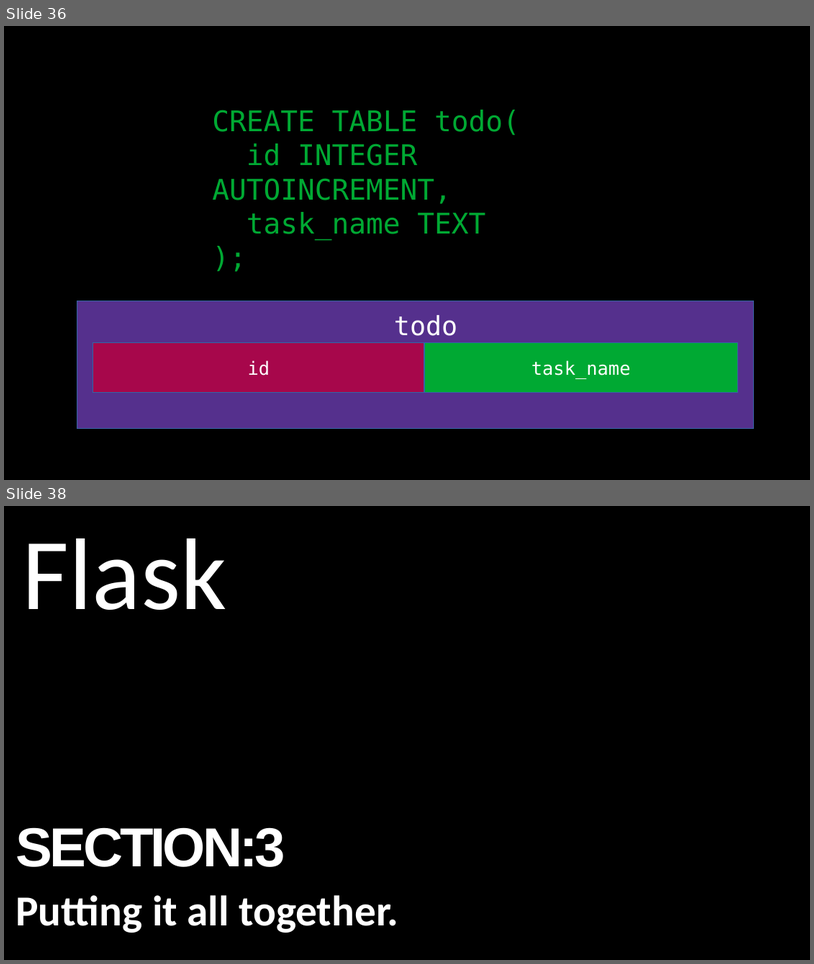
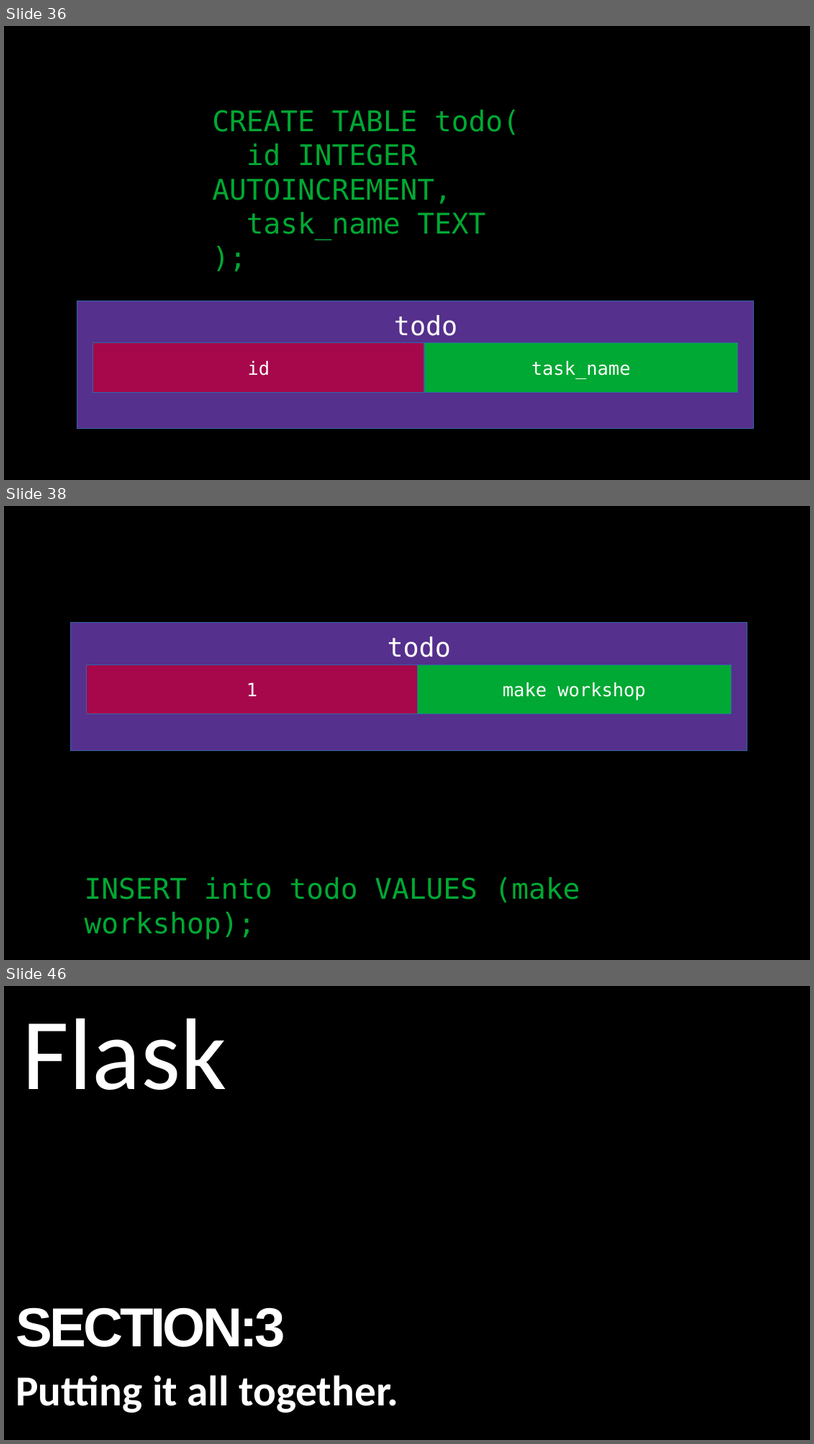
Before and after one commit to alexacallmebaka/htmlflasksql, a slide deck: slides/deck.odp. Shown one above the other, each under a label of ours: slides 36 and 38 before the commit, slides 36, 38 and 46 after it; the slides between them are not shown. The pictures are 814x964 and 814x1444 pixels, drawn with LibreOffice and Linux fonts; fonts in the diff are those of the drawing. Boxes give left, top, right and bottom in pixels: in the first picture for what was removed or moved away, otherwise in the second. Text is boxed around its words. In the diff, an @@ line names an element or a change of style, - is before the commit and + after.

```diff
--- a/slides/deck.odp
+++ b/slides/deck.odp
@@ slide 38 added at (4,506,810,960), background #000000 @@
@@ rectangle added at (70,623,748,750), fill #55308D, outline #3465A4 0 pt @@
@@ text added at (388,636,451,657), 26 pt, text #FFFFFF @@
+todo
@@ rectangle added at (87,665,418,714), fill #A7074B, outline #3465A4 0 pt, 18 pt, text #FFFFFF @@
+1
@@ rectangle added at (417,665,730,714), fill #00A933, outline #3465A4 0 pt, 18 pt, text #FFFFFF @@
+make workshop
@@ text added at (85,877,581,939), 28 pt, text #00A933 @@
+INSERT into todo VALUES (make workshop);
@@ what was slide 38 is now slide 46 @@
```
Also in this commit, not shown: 9 other slides added, 1 slide removed.
